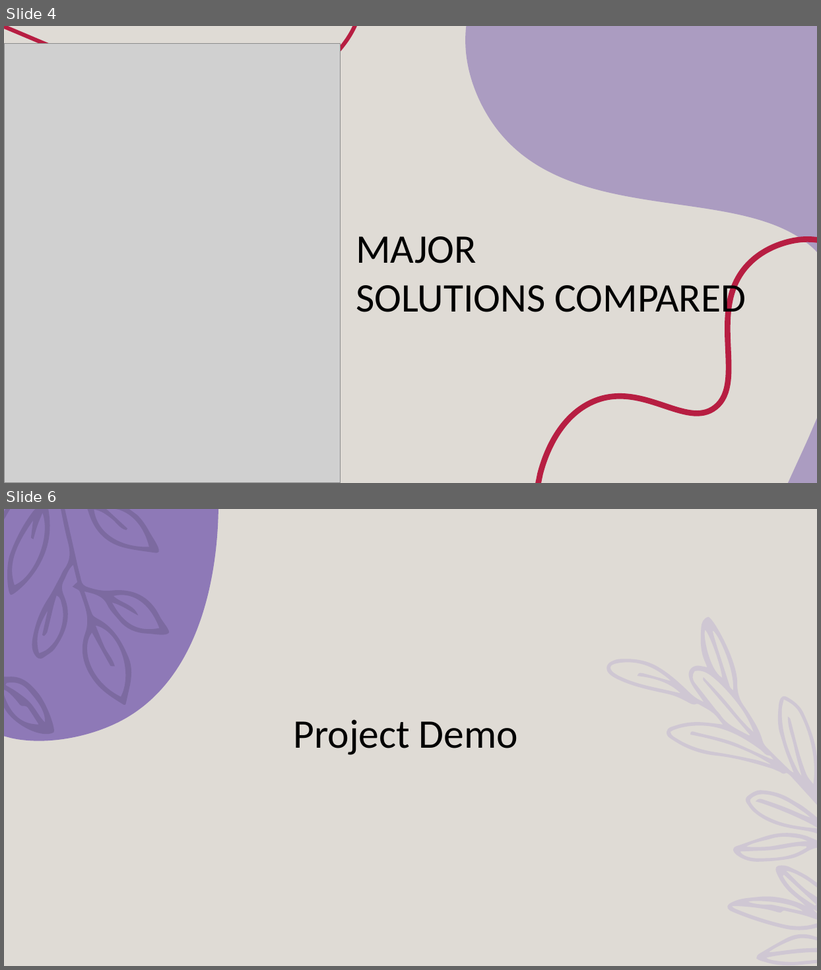
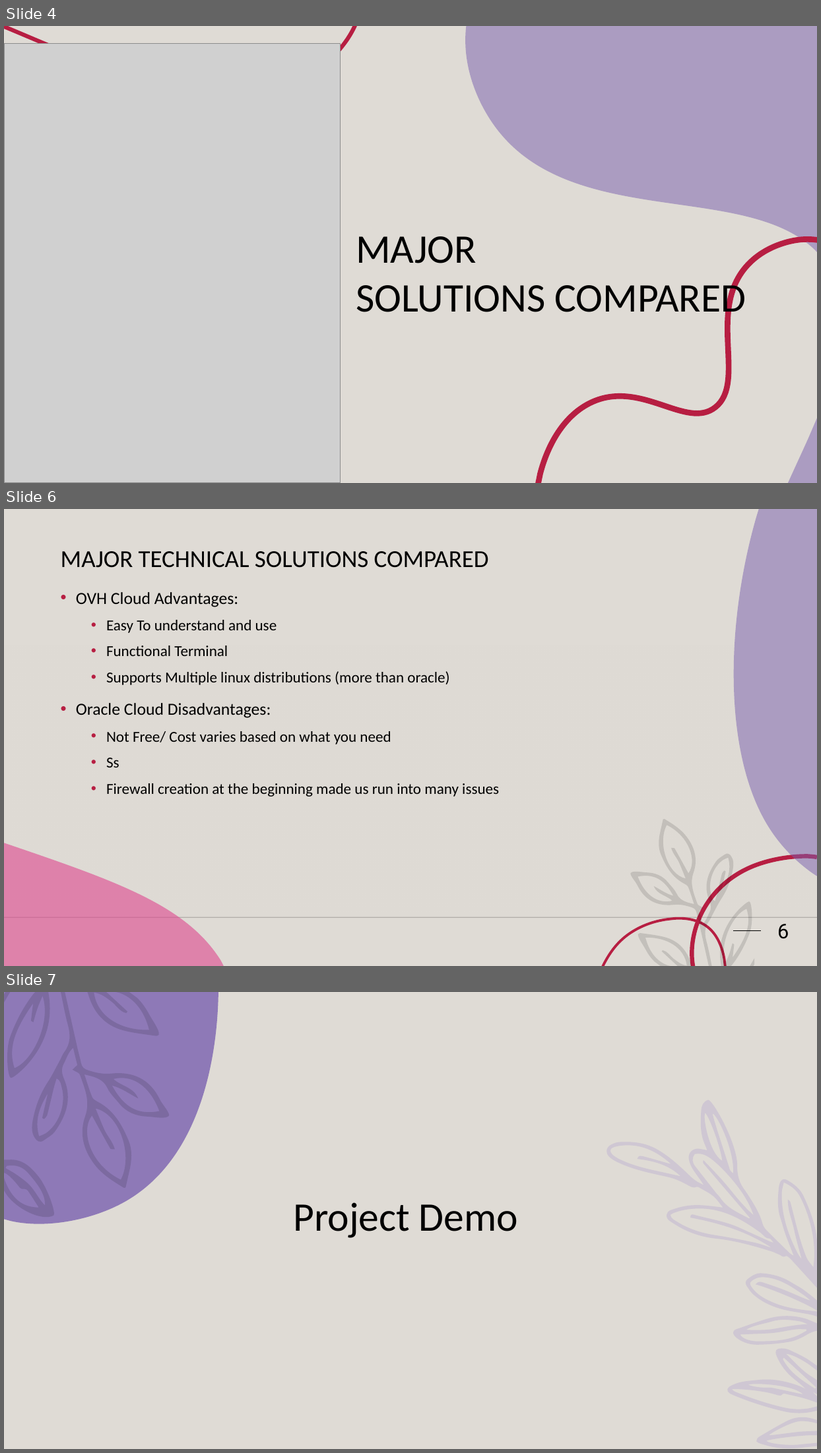
Before and after one commit to seli-hom/Unix-Final, a slide deck: Unix Presentation.pptx. Shown one above the other, each under a label of ours: slides 4 and 6 before the commit, slides 4, 6 and 7 after it; the slides between them are not shown. The pictures are 821x970 and 821x1453 pixels, drawn with LibreOffice and Linux fonts; fonts in the diff are those of the drawing; grey boxes stand for pictures; background and template pictures are left out. Boxes give left, top, right and bottom in pixels: in the first picture for what was removed or moved away, otherwise in the second. Text is boxed around its words. In the diff, an @@ line names an element or a change of style, - is before the commit and + after.

```diff
--- a/Unix Presentation.pptx
+++ b/Unix Presentation.pptx
@@ slide 6 added at (4,509,817,966), background #DFDBD5 @@
@@ freeform shape added at (734,509,817,877), fill #795FAF at 50% opacity @@
@@ title added at (61,551,489,568), 28.8 pt, text #000000 @@
+MAJOR TECHNICAL SOLUTIONS COMPARED
@@ text added at (76,592,499,797), 18 pt, text #000000 @@
+• OVH Cloud Advantages:
+  • Easy To understand and use
+  • Functional Terminal
+  • Supports Multiple linux distributions (more than oracle)
+• Oracle Cloud Disadvantages:
+  • Not Free/ Cost varies based on what you need
+  • Ss
+  • Firewall creation at the beginning made us run into many issues
@@ rectangle added at (4,644,817,918), fill gradient #DFDBD5 @@
@@ freeform shape added at (630,819,754,966), fill #000000 at 12% opacity @@
@@ freeform shape added at (4,843,225,966), fill #DE478E at 60% opacity @@
@@ freeform shape added at (692,857,817,966), outline #B71E42 5 pt @@
@@ line added from (4, 918) to (817, 918), #000001 1 pt @@
@@ freeform shape added at (603,919,725,966), outline #B71E42 3 pt @@
@@ page number added at (778,924,789,939), 24 pt, text #000000 @@
+6
@@ line added from (733, 931) to (762, 931), #000000 1.25 pt @@
@@ what was slide 6 is now slide 7 @@
```
Also in this commit, not shown: 3 slides changed, 2 other slides added, 8 slides removed.
